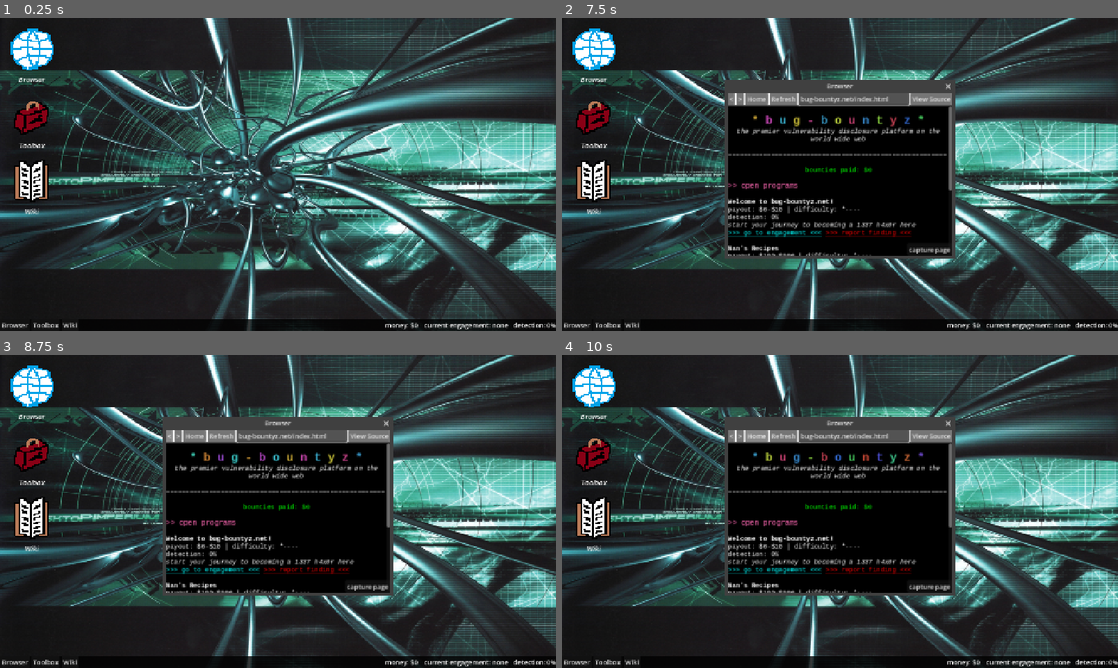
Above: before the commit, frames 1-4 (two rows, left to right).
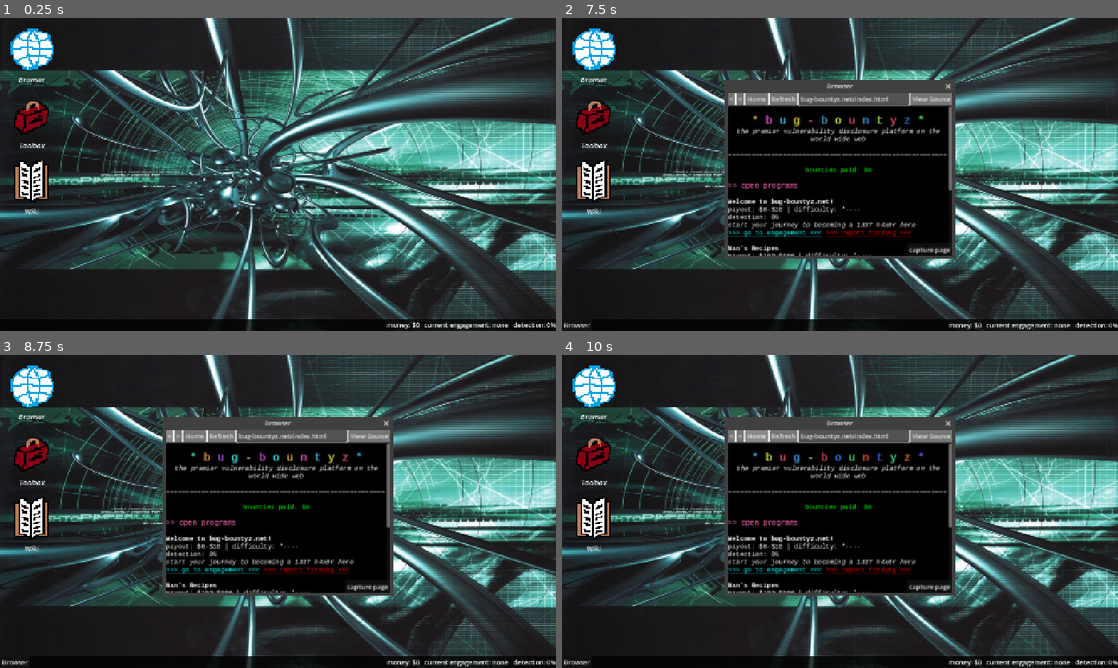
Above: after the commit, the same moments.

Repository: samiser/bug-bountyz
Game: Godot game, scene res://main.tscn
The game is run twice, just before and just after one commit, with the same random seed, the same clock (stepped at 60 frames per second) and the same inputs.
Inputs (mouse positions are in pixels of both pictures, inside the frame that each line leads up to):
- Up to frame 1 (0.25 s): no input
- Up to frame 2 (7.5 s): click (578, 324) at 0.5 s, where only the run before the commit has a clickable "Browser"; click (606, 324) at 1.25 s, where only the run before the commit has a clickable "Toolbox"; click (634, 324) at 2 s, where only the run before the commit has a clickable "Wiki"; click (578, 324) at 2.75 s, where only the run before the commit has a clickable "Browser"; click (606, 324) at 3.5 s, where only the run before the commit has a clickable "Toolbox"; click (634, 324) at 4.25 s, where only the run before the commit has a clickable "Wiki"; click (578, 324) at 5 s, where only the run before the commit has a clickable "Browser"; click (606, 324) at 5.75 s, where only the run before the commit has a clickable "Toolbox"; click (634, 324) at 6.5 s, where only the run before the commit has a clickable "Wiki"; tap Enter at 7.25 s; move the mouse to (595, 58) at 7.27 s; click (595, 58) at 7.42 s
- Up to frame 3 (8.75 s): click "<" at 8 s
- Up to frame 4 (10 s): click ">" at 8.75 s; click "Home" at 9.5 s

The runs differ from the first frame. In frame 1, 0.3% of the frame differs, in the area x 0-100%, y 96-100%; in frame 2, 0.2%; in frame 3, 0.2%; in frame 4, 0.2%.

Commit message:
added taskbar functionality

Diff:
--- a/main.tscn
+++ b/main.tscn
@@ -11,6 +11,7 @@
 [ext_resource type="Texture2D" uid="uid://cs48nvrs0n88s" path="res://images/browser.png" id="9_efxa6"]
 [ext_resource type="Texture2D" uid="uid://dvrucw8h5j672" path="res://images/toolbox.png" id="10_efxa6"]
 [ext_resource type="Texture2D" uid="uid://qbtcvuo54sff" path="res://images/wiki.png" id="11_efxa6"]
+[ext_resource type="Script" uid="uid://bg3pbk5hiduqo" path="res://scripts/taskbar.gd" id="12_dg77c"]
 
 [sub_resource type="StyleBoxFlat" id="StyleBoxFlat_efxa6"]
 bg_color = Color(0, 0, 0, 0.7764706)
@@ -101,7 +102,7 @@
 window = NodePath("../../Wiki")
 icon = ExtResource("11_efxa6")
 
-[node name="Control" type="Control" parent="." unique_id=179889315]
+[node name="Taskbar" type="Control" parent="." unique_id=179889315]
 custom_minimum_size = Vector2(0, 30)
 layout_mode = 1
 anchors_preset = 12
@@ -110,8 +111,9 @@
 anchor_bottom = 1.0
 grow_horizontal = 2
 grow_vertical = 0
+script = ExtResource("12_dg77c")
 
-[node name="Panel" type="Panel" parent="Control" unique_id=972244110]
+[node name="Panel" type="Panel" parent="Taskbar" unique_id=972244110]
 layout_mode = 1
 anchors_preset = 15
 anchor_right = 1.0
@@ -120,7 +122,7 @@
 grow_vertical = 2
 theme_override_styles/panel = SubResource("StyleBoxFlat_efxa6")
 
-[node name="HBoxContainer" type="HBoxContainer" parent="Control" unique_id=1659931048]
+[node name="HBoxContainer" type="HBoxContainer" parent="Taskbar" unique_id=1659931048]
 layout_mode = 1
 anchors_preset = 15
 anchor_right = 1.0
@@ -129,39 +131,39 @@
 grow_vertical = 2
 alignment = 2
 
-[node name="Browser" type="Button" parent="Control/HBoxContainer" unique_id=2050967713]
+[node name="Browser" type="Button" parent="Taskbar/HBoxContainer" unique_id=2050967713]
 layout_mode = 2
 text = "Browser"
 
-[node name="Toolbox" type="Button" parent="Control/HBoxContainer" unique_id=1038636628]
+[node name="Toolbox" type="Button" parent="Taskbar/HBoxContainer" unique_id=1038636628]
 layout_mode = 2
 text = "Toolbox"
 
-[node name="Wiki" type="Button" parent="Control/HBoxContainer" unique_id=1413284699]
+[node name="Wiki" type="Button" parent="Taskbar/HBoxContainer" unique_id=1413284699]
 layout_mode = 2
 text = "Wiki"
 
-[node name="Control" type="Control" parent="Control/HBoxContainer" unique_id=666378915]
+[node name="Control" type="Control" parent="Taskbar/HBoxContainer" unique_id=666378915]
 layout_mode = 2
 size_flags_horizontal = 3
 
-[node name="VSeparator" type="VSeparator" parent="Control/HBoxContainer" unique_id=1547667172]
+[node name="VSeparator" type="VSeparator" parent="Taskbar/HBoxContainer" unique_id=1547667172]
 layout_mode = 2
 
-[node name="Label" type="Label" parent="Control/HBoxContainer" unique_id=1081704396]
+[node name="MoneyLabel" type="Label" parent="Taskbar/HBoxContainer" unique_id=1081704396]
 layout_mode = 2
 text = "money: $0 "
 
-[node name="VSeparator2" type="VSeparator" parent="Control/HBoxContainer" unique_id=1718707097]
+[node name="VSeparator2" type="VSeparator" parent="Taskbar/HBoxContainer" unique_id=1718707097]
 layout_mode = 2
 
-[node name="Label2" type="Label" parent="Control/HBoxContainer" unique_id=1053388849]
+[node name="EngagementLabel" type="Label" parent="Taskbar/HBoxContainer" unique_id=1053388849]
 layout_mode = 2
 text = "current engagement: none"
 
-[node name="VSeparator3" type="VSeparator" parent="Control/HBoxContainer" unique_id=509671782]
+[node name="VSeparator3" type="VSeparator" parent="Taskbar/HBoxContainer" unique_id=509671782]
 layout_mode = 2
 
-[node name="Label3" type="Label" parent="Control/HBoxContainer" unique_id=2061630840]
+[node name="DetectionLabel" type="Label" parent="Taskbar/HBoxContainer" unique_id=2061630840]
 layout_mode = 2
 text = "detection: 0%"
--- a/resources/bounties/bug_bountyz_onboarding.tres
+++ b/resources/bounties/bug_bountyz_onboarding.tres
@@ -1,8 +1,10 @@
 [gd_resource type="Resource" script_class="Bounty" format=3 uid="uid://n3oev0uffgl4"]
 
+[ext_resource type="Script" uid="uid://ckg4qnkq81pmh" path="res://scripts/page.gd" id="1_pexs0"]
 [ext_resource type="Script" uid="uid://ox62ws8mcbvk" path="res://scripts/finding.gd" id="1_wxw6d"]
 [ext_resource type="Resource" uid="uid://ctutvs2pq8nxr" path="res://resources/findings/bug-bountyz.net/tutorial_view_source.tres" id="2_61hqf"]
 [ext_resource type="Script" uid="uid://c72mw4r1vwo1x" path="res://scripts/bounty.gd" id="2_sdbwu"]
+[ext_resource type="Resource" uid="uid://bxtnab2c7mh3c" path="res://resources/sites/bug-bountyz.net/backstage.tres" id="3_etn6a"]
 [ext_resource type="Resource" uid="uid://d23q7drbir5fy" path="res://resources/sites/bug-bountyz.net/welcome.tres" id="3_sdbwu"]
 
 [resource]
@@ -13,4 +15,5 @@
 payout_max = 10
 scope = "start your journey to becoming a 1337 h4x0r here"
 findings = Array[ExtResource("1_wxw6d")]([ExtResource("2_61hqf")])
+engagement_pages = Array[ExtResource("1_pexs0")]([ExtResource("3_sdbwu"), ExtResource("3_etn6a")])
 metadata/_custom_type_script = "uid://c72mw4r1vwo1x"
--- a/scripts/bounties.gd
+++ b/scripts/bounties.gd
@@ -1,5 +1,7 @@
 extends Node
 
+# if we don't reference the resources somewhere they don't get included in
+# the release build
 const ALL : Array[Bounty] = [
 	preload("res://resources/bounties/bug_bountyz_onboarding.tres"),
 	preload("res://resources/bounties/nans_bounty.tres"),
@@ -25,3 +27,17 @@
 		if Url.site_of(Url.to_url(b.target_page)) == domain:
 			return b
 	return null
+
+func find_by_page(page: Page) -> Bounty:
+	if page == null:
+		return null
+	for b in ALL:
+		if b.target_page == null:
+			continue
+		if not b.engagement_pages.is_empty():
+			if b.engagement_pages.has(page):
+				return b
+			continue
+		if Url.site_of(Url.to_url(b.target_page)) == Url.site_of(Url.to_url(page)):
+			return b
+	return null
--- a/scripts/bounty.gd
+++ b/scripts/bounty.gd
@@ -9,3 +9,4 @@
 @export_range(1, 5) var difficulty : int = 1
 @export_multiline var scope : String
 @export var findings : Array[Finding]
+@export var engagement_pages : Array[Page]
--- a/scripts/browser.gd
+++ b/scripts/browser.gd
@@ -88,6 +88,8 @@
 	var site := Sites.get_by_domain(Url.site_of(url))
 	content_label.theme = site.theme if site != null else null
 
+	Engagement.set_active_bounty(Bounties.find_by_page(page))
+
 	if add_history and page != current_page:
 		if history.size() - 1 > current_history_index:
 			history.resize(current_history_index + 1)
--- a/scripts/engagement.gd
+++ b/scripts/engagement.gd
@@ -10,6 +10,7 @@
 var discovered_pages : Array[String] = []
 var discovered_sites : Array[String] = []
 var claimed_findings : Array[String] = []
+var active_bounty : Bounty = null
 
 signal detection_changed(bounty_id: String, new_value: int)
 signal money_changed(new_value: int)
@@ -18,6 +19,7 @@
 signal site_discovered(domain: String)
 signal action_invoked(name: String, args: Array)
 signal bounty_burned(bounty_id: String)
+signal active_bounty_changed(bounty: Bounty)
 
 func add_detection(bounty_id: String, amount: int) -> void:
 	if bounty_id.is_empty() or burned_bounties.has(bounty_id):
@@ -46,6 +48,12 @@
 
 func is_burned(bounty_id: String) -> bool:
 	return burned_bounties.has(bounty_id)
+
+func set_active_bounty(bounty: Bounty) -> void:
+	if active_bounty == bounty:
+		return
+	active_bounty = bounty
+	active_bounty_changed.emit(bounty)
 
 func add_capture(content: String, source_tool: String, tags: Array[String]) -> bool:
 	if has_capture(source_tool, tags):
--- /dev/null
+++ b/scripts/taskbar.gd
@@ -0,0 +1,53 @@
+extends Control
+
+@onready var browser: Button = $HBoxContainer/Browser
+@onready var toolbox: Button = $HBoxContainer/Toolbox
+@onready var wiki: Button = $HBoxContainer/Wiki
+
+@onready var money_label: Label = $HBoxContainer/MoneyLabel
+@onready var engagement_label: Label = $HBoxContainer/EngagementLabel
+@onready var detection_label: Label = $HBoxContainer/DetectionLabel
+
+func _ready() -> void:
+	_setup_button(browser)
+	_setup_button(toolbox)
+	_setup_button(wiki)
+
+	Engagement.money_changed.connect(_on_money_changed)
+	Engagement.detection_changed.connect(_on_detection_changed)
+	Engagement.active_bounty_changed.connect(_on_active_bounty_changed)
+
+	money_label.text = "money: $%d" % Engagement.money
+	_refresh_engagement_labels(Engagement.active_bounty)
+
+func _setup_button(button: Button) -> void:
+	var window : Window = get_parent().get_node(NodePath(button.name))
+	button.visible = false
+	button.pressed.connect(_toggle_window.bind(window))
+	window.visibility_changed.connect(_show_button.bind(button, window))
+
+func _show_button(button: Button, window: Window) -> void:
+	if window.visible:
+		button.visible = true
+
+func _toggle_window(window: Window) -> void:
+	window.show()
+	window.move_to_foreground()
+
+func _on_money_changed(new_value: int) -> void:
+	money_label.text = "money: $%d" % new_value
+
+func _on_active_bounty_changed(bounty: Bounty) -> void:
+	_refresh_engagement_labels(bounty)
+
+func _on_detection_changed(bounty_id: String, new_value: int) -> void:
+	if Engagement.active_bounty != null and Engagement.active_bounty.id == bounty_id:
+		detection_label.text = "detection: %d%%" % new_value
+
+func _refresh_engagement_labels(bounty: Bounty) -> void:
+	if bounty == null:
+		engagement_label.text = "current engagement: none"
+		detection_label.text = "detection: 0%"
+	else:
+		engagement_label.text = "current engagement: %s" % bounty.program_name
+		detection_label.text = "detection: %d%%" % Engagement.get_detection(bounty.id)
Not shown, added: scripts/taskbar.gd.uid
